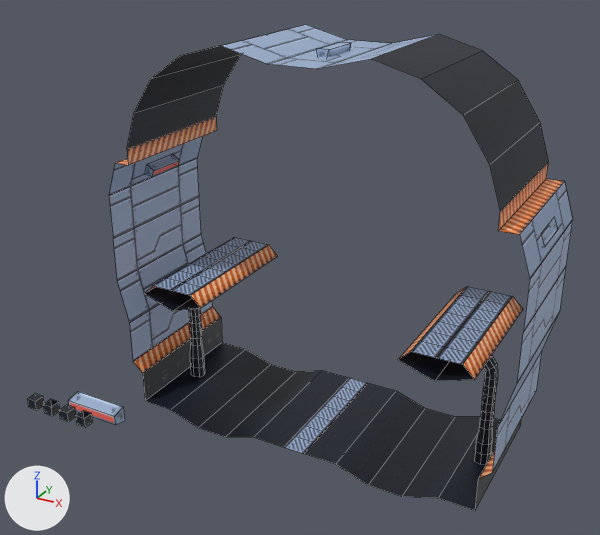
The FBX model Oberon_Template/Assets/Art/Models/spaceStation.fbx: old version first, new version second.
The view is the same before and after, from a camera (50 mm lens) standing at (46.9, -51.4, 43.9) and looking at (15.8, 5.1, 15.7). The lights are fixed; the arrows at lower left show +X, +Y and +Z. Mesh edges are drawn as thin lines. Where no turn or scale is listed for an object, it has been applied to the vertices.
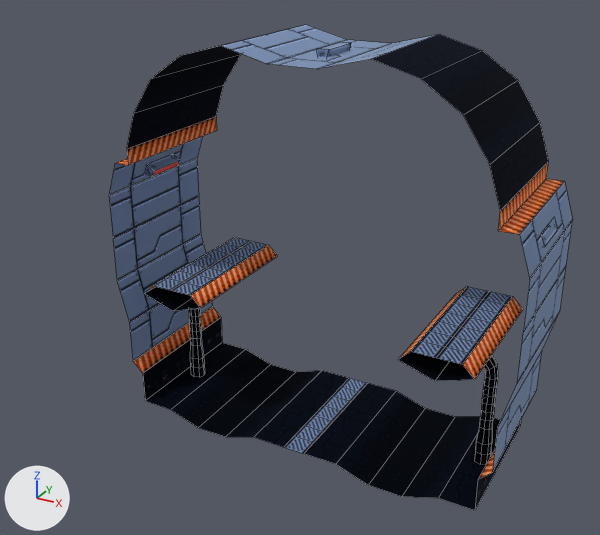
Where the newer file only moved an object's origin or applied its transform, the numbers keep the older frame.

Edits to the bpy script that builds the scene:
```text
Change mat_spacestation:
    mat_spacestation.roughness: 0.5 -> 1.0
    mat_spacestation.metallic: 0.0 -> 0.945
Change me_plane:
    where me_plane.from_pydata(...)  # 448 vertices, 350 faces; spans x -8.0..36.0, y -5.0..13.0, z -3.3..34.4
    used by ob_plane; location = (0.0, 0.0, 0.0)
    me_plane part 1: the loose piece of 8 vertices spanning x -8.0..-2.0, y 0.0..1.4, z -3.3..-1.7 is deleted
    me_plane part 2: the loose piece of 8 vertices spanning x -2.0..-1.0, y -5.0..-4.0, z 0.0..1.0 is deleted
    me_plane part 3: the loose piece of 8 vertices spanning x -4.0..-3.0, y -5.0..-4.0, z 0.0..1.0 is deleted
    me_plane part 4: the loose piece of 8 vertices spanning x -8.0..-7.0, y -5.0..-4.0, z 0.0..1.0 is deleted
    me_plane part 5: the loose piece of 8 vertices spanning x -6.0..-5.0, y -5.0..-4.0, z 0.0..1.0 is deleted
```

Location of each change, (x1, y1, x2, y2) in pixels of the pictures (600 x 535 px):
'Plane', surface changed, reshaped (15% narrower)
    before: (28, 24, 573, 511)
    after: (109, 24, 573, 511)
part 1 of me_plane, deleted (blue)
    before: (68, 391, 125, 425)
part 2 of me_plane, deleted
    before: (76, 411, 93, 428)
part 3 of me_plane, deleted
    before: (59, 405, 76, 422)
part 4 of me_plane, deleted
    before: (28, 394, 44, 410)
part 5 of me_plane, deleted
    before: (43, 399, 60, 416)
